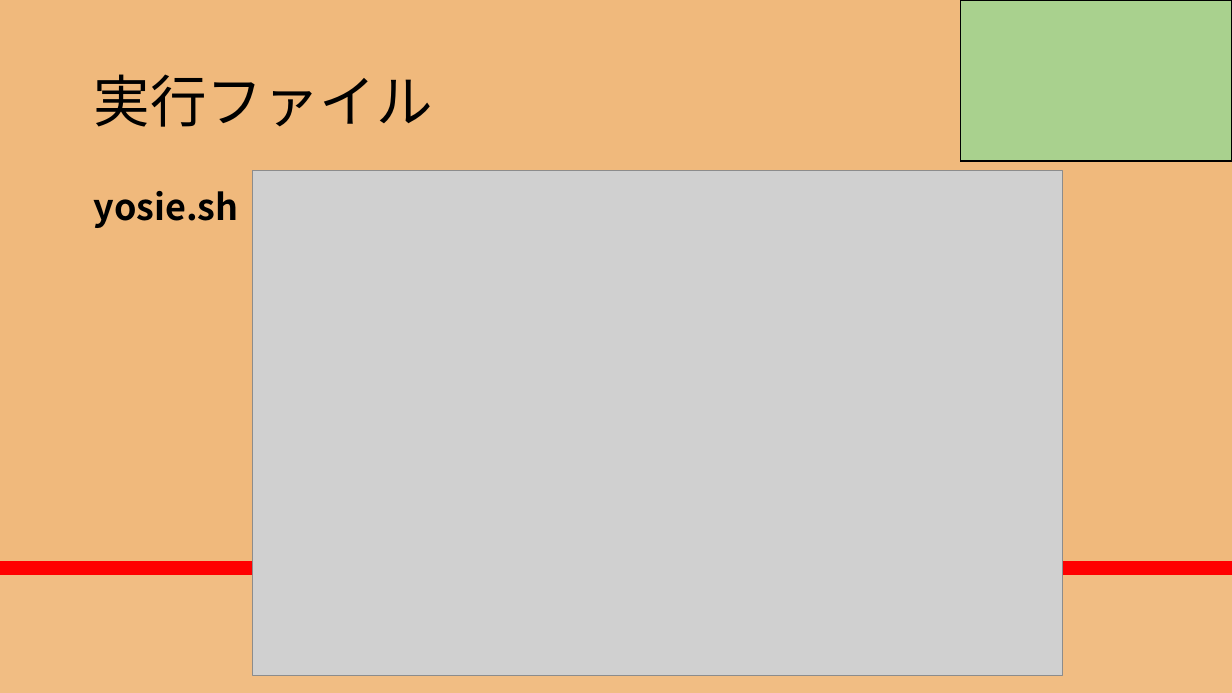
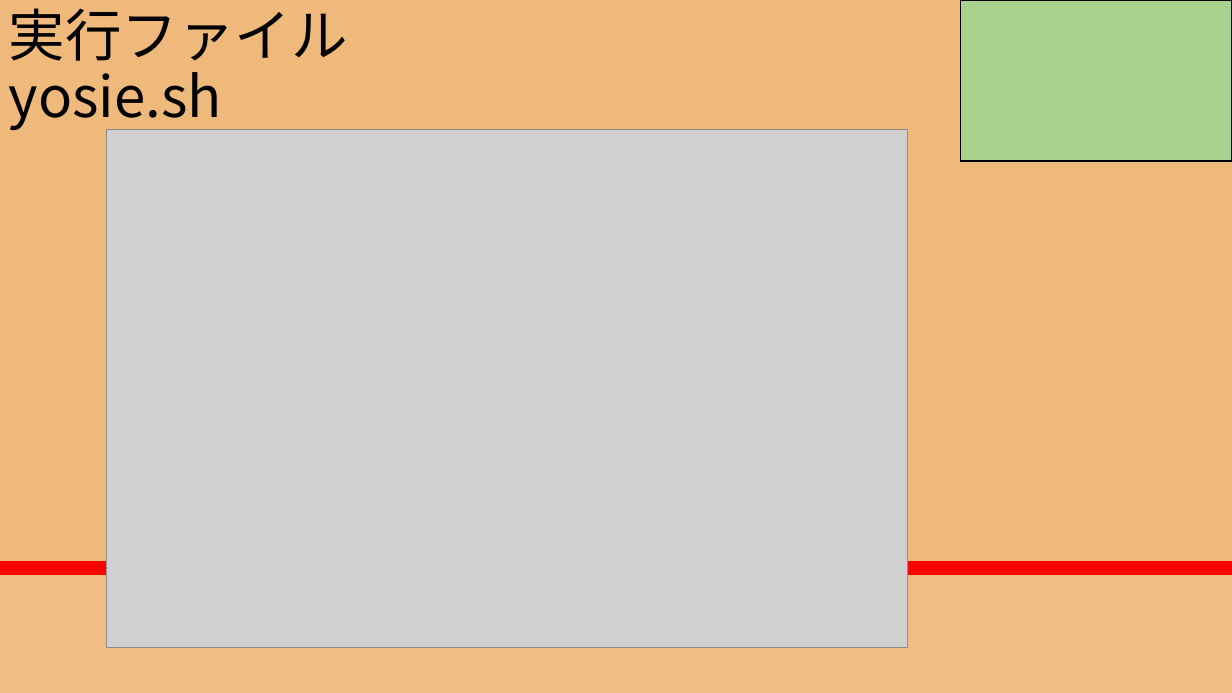
Before and after one commit to RikiishiSuzunosuke/AIspeaker_yosie, a slide deck: slide 23 of presentation/AIスピーカー開発_3_main.pptx. Drawn at 1232x693 pixels with LibreOffice and Linux fonts; fonts in the diff are those of the drawing; grey boxes stand for pictures. Boxes give left, top, right and bottom in pixels: in the first picture for what was removed or moved away, otherwise in the second. Text is boxed around its words. In the diff, an @@ line names an element or a change of style, - is before the commit and + after.

```diff
--- a/presentation/AIスピーカー開発_3_main.pptx
+++ b/presentation/AIスピーカー開発_3_main.pptx
@@ title at (9,8,348,132): text changed @@
-実行ファイル
+実行ファイル
+yosie.sh
@@ picture: place and size @@
-picture at (252,171,1063,677)
+picture at (106,129,908,647)
@@ text removed at (94,191,239,228) @@
-yosie.sh
```
Also in this commit, not shown: 1 other slide changed, 1 slide added, 8 other files.
